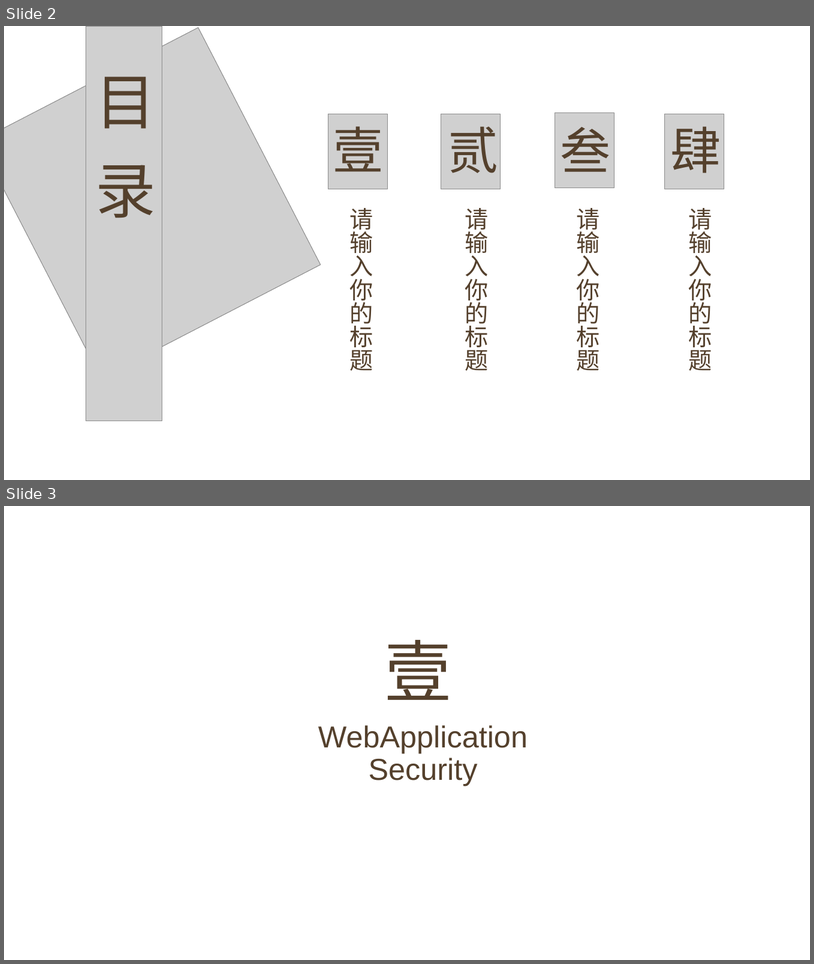
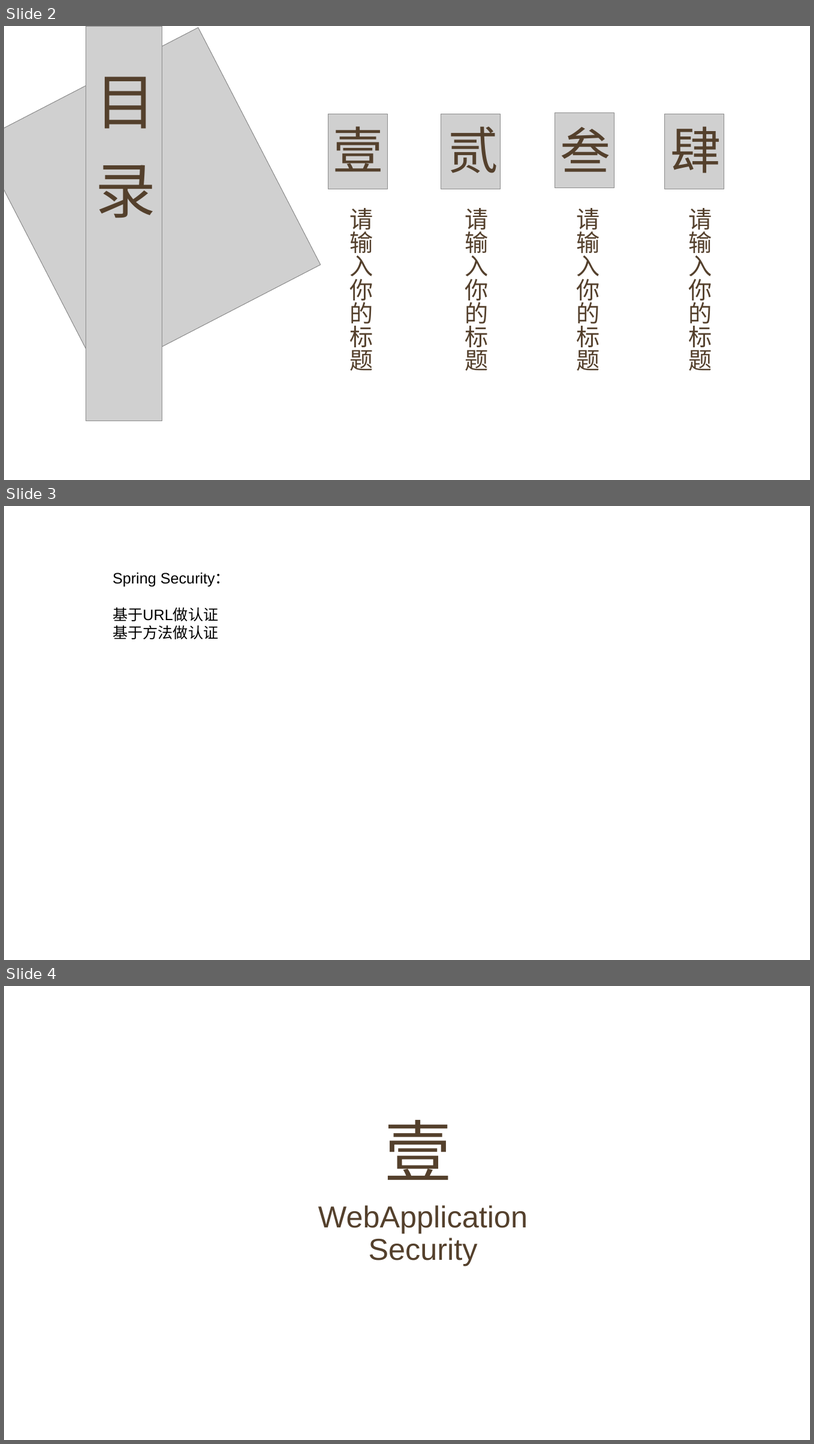
Before and after one commit to jungle0127/security, a slide deck: SpringSecurity.pptx. Shown one above the other, each under a label of ours: slides 2 and 3 before the commit, slides 2, 3 and 4 after it. The pictures are 814x964 and 814x1444 pixels, drawn with LibreOffice and Linux fonts; fonts in the diff are those of the drawing; grey boxes stand for pictures; background and template pictures are left out. Boxes give left, top, right and bottom in pixels: in the first picture for what was removed or moved away, otherwise in the second. Text is boxed around its words. In the diff, an @@ line names an element or a change of style, - is before the commit and + after.

```diff
--- a/SpringSecurity.pptx
+++ b/SpringSecurity.pptx
@@ slide 3 added at (4, 506, 810, 960), background picture (left out) @@
@@ text added at (113, 572, 230, 639), 18 pt, text #000000 @@
+Spring Security：
+基于URL做认证
+基于方法做认证
@@ what was slide 3 is now slide 4 @@
```
Also in this commit, not shown: 14 other files.
